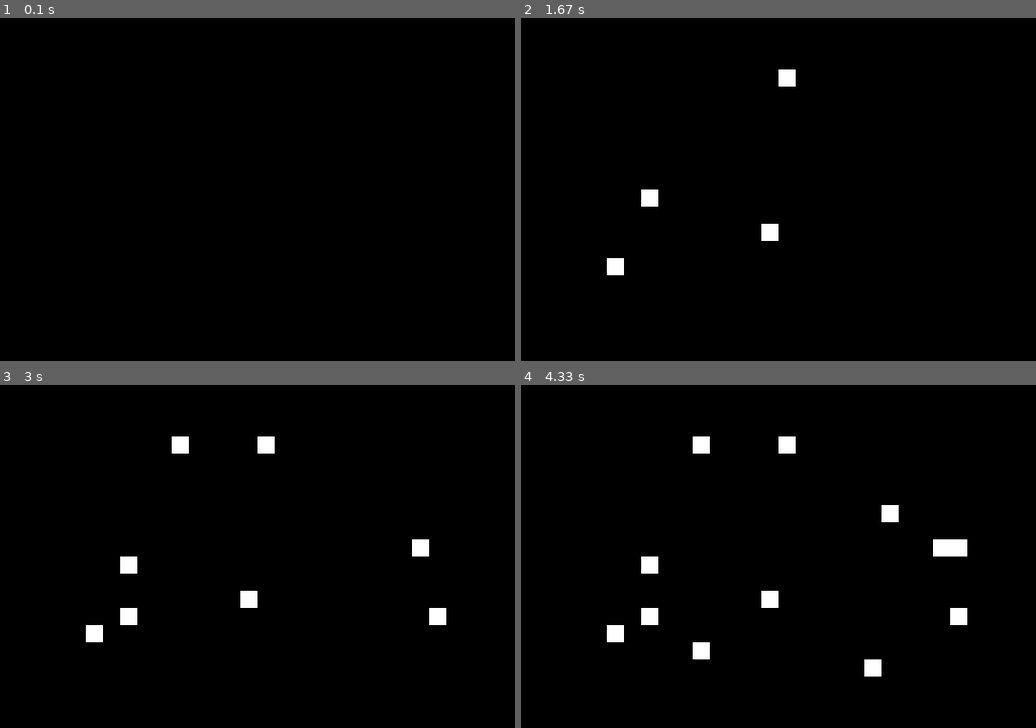
Above: before the commit, frames 1-4 (two rows, left to right).
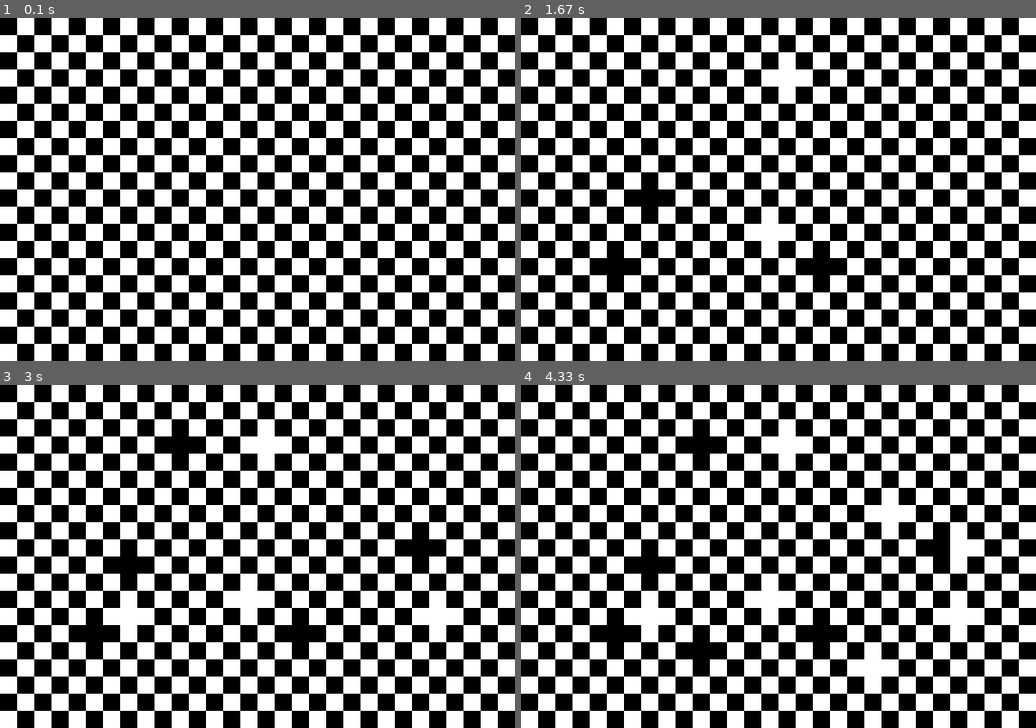
Above: after the commit, the same moments.

Repository: Name6672/python-testing
Game: pygame game, started from block colour grid.py
The game is run twice, just before and just after one commit, with the same random seed, the same clock (stepped at 60 frames per second) and the same inputs.
Inputs (mouse positions are in pixels of both pictures, inside the frame that each line leads up to):
- Up to frame 1 (0.1 s): no input
- Up to frame 2 (1.67 s): press the mouse at (654, 192) at 0.37 s; move the mouse to (742, 230) at 0.47 s; release the mouse at (830, 264) at 0.6 s; click (618, 271) at 0.72 s; click (788, 72) at 1.05 s; click (778, 230) at 1.38 s
- Up to frame 3 (3 s): click (175, 443) at 1.72 s; click (417, 549) at 2.05 s; click (437, 625) at 2.38 s; click (133, 618) at 2.72 s
- Up to frame 4 (4.33 s): click (701, 655) at 3.05 s; click (886, 511) at 3.38 s; click (958, 553) at 3.72 s; click (871, 669) at 4.05 s

The runs differ from the first frame. In frame 1, 50% of the frame differs, in the area x 0-100%, y 0-100%; in frame 2, 50%; in frame 3, 50%; in frame 4, 50%.

Commit message:
ADDED DRAGGING :D

Diff:
--- a/block colour grid.py
+++ b/block colour grid.py
@@ -62,7 +62,7 @@
 
   colour_grid = BlockGrid(horizontal_blocks,vertical_blocks,False)
   # colour_grid.set_block(0,0,(255,0,0))
-  # make_checker_board(colour_grid)
+  make_checker_board(colour_grid)
   print(colour_grid.blocks)
 
   def change_pix_to_pos(pix:int):
@@ -80,6 +80,7 @@
   t = 0
   ticks = 0
   mouse_pos = (0,0)
+  mouse_down = False
 
   running = True
   while running:
@@ -90,13 +91,22 @@
     for event in pygame.event.get():
       if event.type == pygame.MOUSEMOTION:
         mouse_pos = pygame.mouse.get_pos()
+        if mouse_down:
+          pos = change_pix_to_pos(mouse_pos)
+          if colour_grid.get_block(pos[0],pos[1]) != set_to:
+            colour_grid.set_block(pos[0],pos[1],set_to)
       elif event.type == pygame.MOUSEBUTTONDOWN:
         if event.button == 1:
           pos = change_pix_to_pos(mouse_pos)
           print('mouse pos: ' + str(mouse_pos))
           print('pos: ' + str(pos))
           print('pix: ' + str(change_pos_to_pix(pos)))
-          colour_grid.set_block(pos[0],pos[1],not colour_grid.get_block(pos[0],pos[1]))
+          set_to = not colour_grid.get_block(pos[0],pos[1])
+          mouse_down = True
+          colour_grid.set_block(pos[0],pos[1],set_to)
+      elif event.type == pygame.MOUSEBUTTONUP:
+        if event.button == 1:
+          mouse_down = False
 
       elif event.type == pygame.QUIT:
         pygame.quit()
